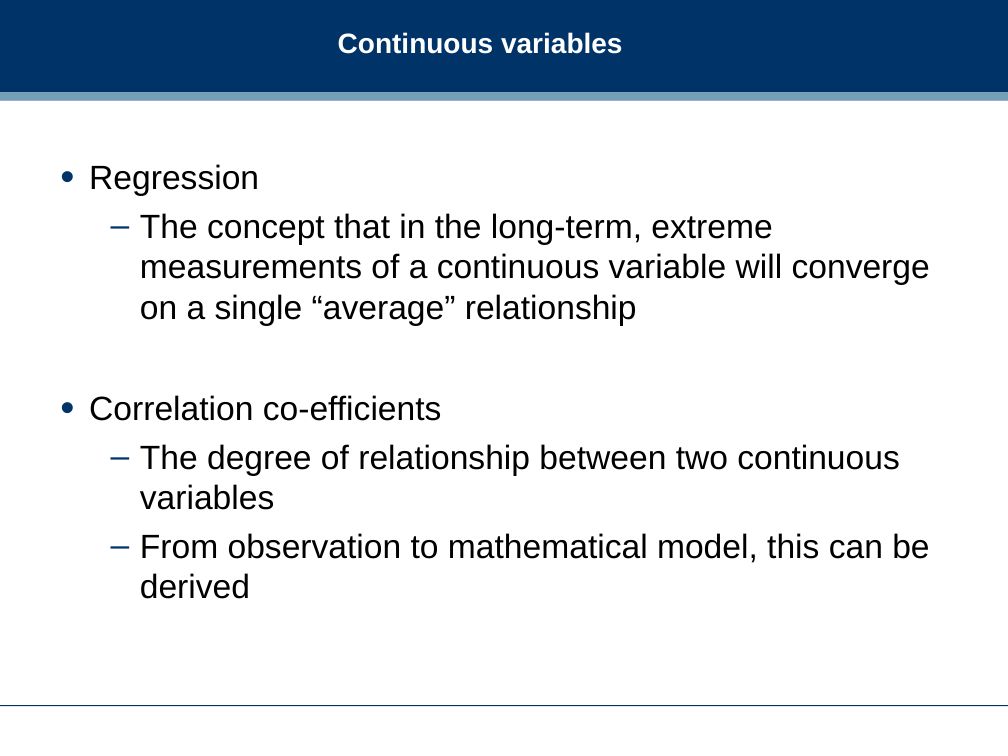
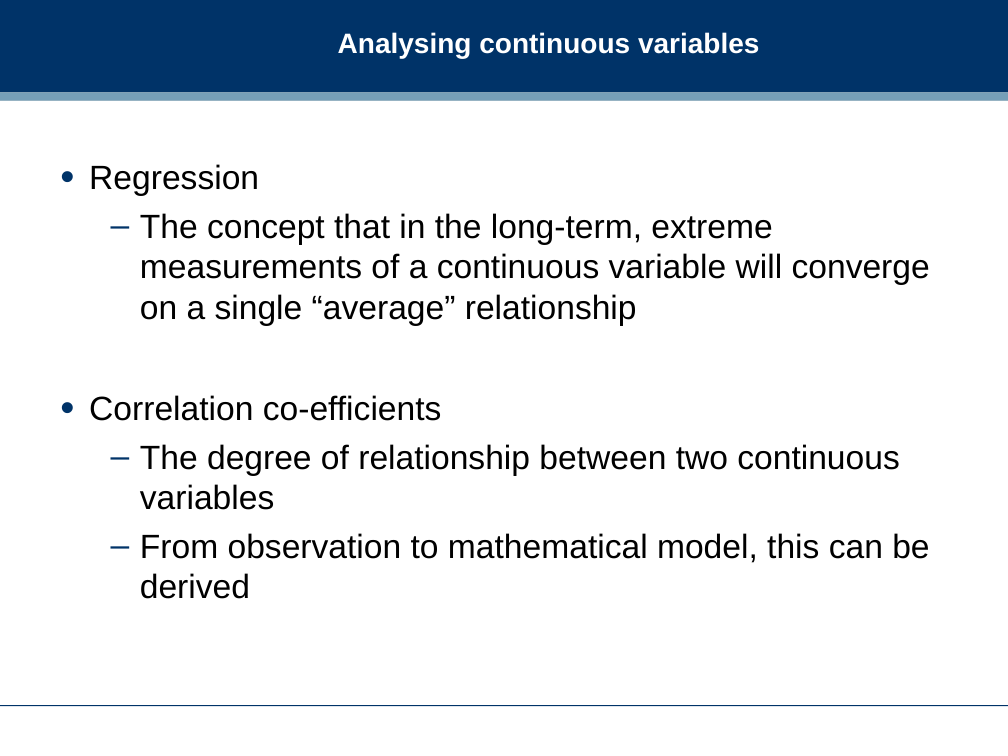
Before and after one commit to dreamind/ix, a slide deck: slide 23 of lectures/making-sense-data/bivariate-analysis.ppt (slide 24 before the commit). Drawn at 1008x756 pixels with LibreOffice and Linux fonts; fonts in the diff are those of the drawing; background and template pictures are left out. Boxes give left, top, right and bottom in pixels: in the first picture for what was removed or moved away, otherwise in the second. Text is boxed around its words. In the diff, an @@ line names an element or a change of style, - is before the commit and + after.

```diff
--- a/lectures/making-sense-data/bivariate-analysis.ppt
+++ b/lectures/making-sense-data/bivariate-analysis.ppt
@@ title at (338, 32, 759, 58): text changed @@
-Continuous variables
+Analysing continuous variables
```
Also in this commit, not shown: 7 other slides changed, 3 slides added, 4 slides removed, 8 other files.
